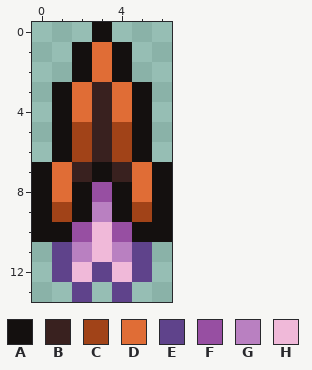
Edited in one commit: pixel-art sprite (Projectiles/Venom.png). Above, as it was before the edit.
The file is 14x28 pixels, drawn in blocks of 2x2; one block is one cell here.
Palette (. is transparent): A #14100f  B #39211f  C #a14318  D #e06d36  E #5f438b  F #974fa2  G #b980c1  H #f0b9d9
Pixels before, first column x 0:
 0 ...A...
 1 ..ADA..
 2 ..ADA..
 3 .ADBDA.
 4 .ADBDA.
 5 .ACBCA.
 6 .ACBCA.
 7 ADBABDA
 8 ADAFADA
 9 ACAGACA
10 AAFHFAA
11 .EGHGE.
12 .EHEHE.
13 ..E.E..
The result:
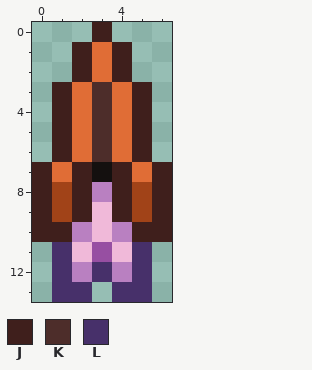
Colours new in this view: J #3f1f1c  K #4d2d2a  L #47306a
What changed:
Changed rows in their new state; - is an unchanged pixel.
first column x 0:
 0 ---J---
 1 --J-J--
 2 --J-J--
 3 -J-K-J-
 4 -J-K-J-
 5 -JDKDJ-
 6 -JDKDJ-
 7 J-J-J-J
 8 JCJGJCJ
 9 J-JHJ-J
10 JJG-GJJ
11 -LHFHL-
12 -LGLGL-
13 -LL-LL-
